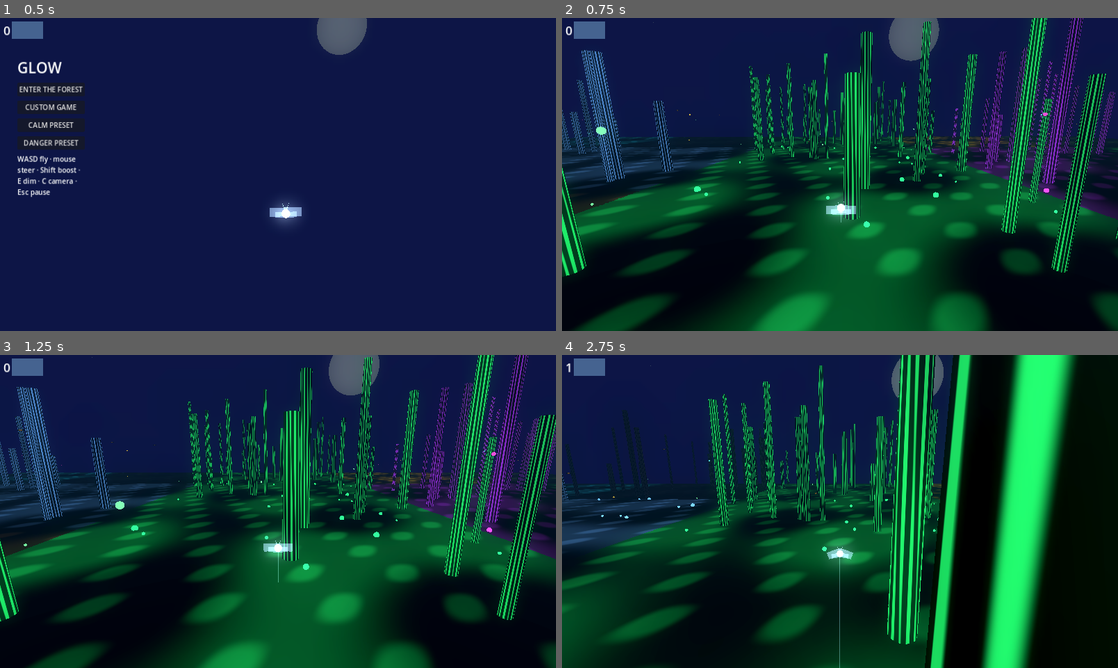
Above: before the commit, frames 1-4 (two rows, left to right).
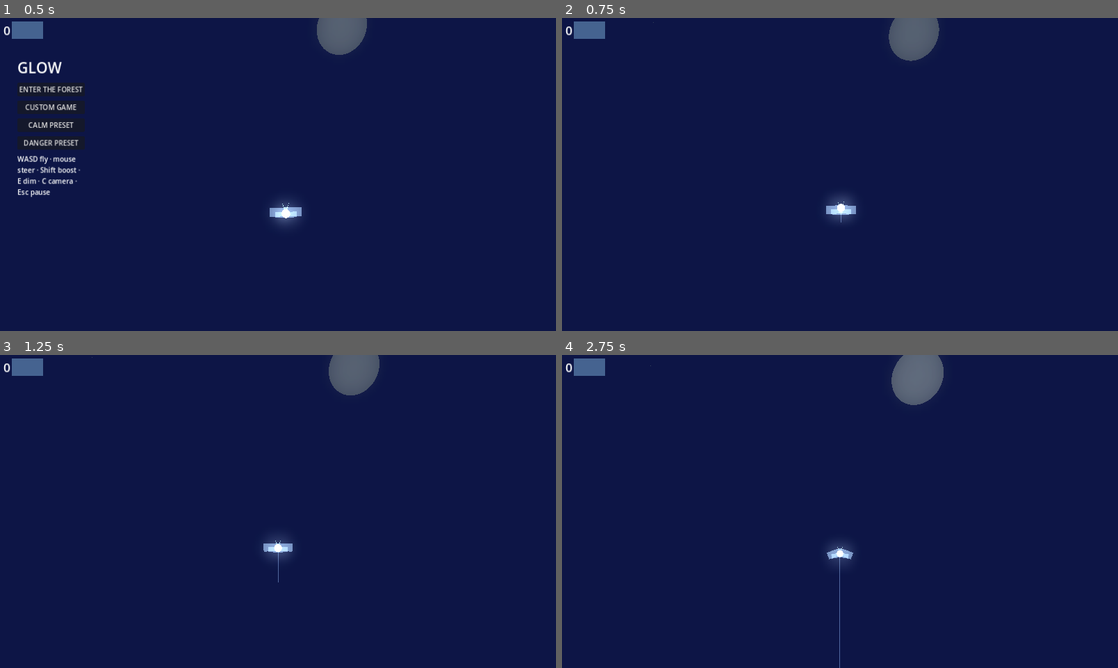
Above: after the commit, the same moments.

Repository: aarshe22/llm-harness-demos
Game: Godot game, scene res://scenes/main/main.tscn
Two runs of this game, one before a commit and one after it. Both use one fixed random seed, a clock stepped at 60 frames per second and the inputs below.
Inputs (mouse positions are in pixels of both pictures, inside the frame that each line leads up to):
- Up to frame 1 (0.5 s): no input
- Up to frame 2 (0.75 s): click "ENTER THE FOREST" at 0.5 s
- Up to frame 3 (1.25 s): no input
- Up to frame 4 (2.75 s): move the mouse to (867, 511) at 1.27 s; hold Shift (boost) 1.28-2.03 s; hold W (move_forward) from 1.28 s (still down); click (867, 511) at 1.42 s; move the mouse to (812, 511) at 2.02 s; tap E (dim) at 2.1 s

Frame 1 is identical in both runs. In frame 2, 68% of the frame differs, in the area x 0-100%, y 0-100%; in frame 3, 69%; in frame 4, 77%.
Error after the commit: Parse Error: Identifier "ConeMesh" not declared in the current scope. (res://scripts/procedural/chunk_manager.gd:153)

Commit message:
Give trees pine and fern silhouettes instead of sphere blobs.
Tapered trunks plus stacked cones: tight whorls for pine, wide shallow
layers for fern. Foliage is instanced with extra radial segments.

Co-authored-by: Intellificial Artelligence <aarshe22@users.noreply.github.com>

Diff:
--- a/glow/scripts/procedural/chunk_manager.gd
+++ b/glow/scripts/procedural/chunk_manager.gd
@@ -104,8 +104,8 @@
 	var local = RandomNumberGenerator.new()
 	local.seed = cfg.seed_value + int(origin.x) * 13 + int(origin.z) * 17
 	var cyl = CylinderMesh.new()
-	cyl.top_radius = 1.0
-	cyl.bottom_radius = 1.15
+	cyl.top_radius = 0.32
+	cyl.bottom_radius = 1.22
 	cyl.height = 1.0
 	cyl.radial_segments = mini(32, 14 + GlowRules.clamp_fidelity(SettingsManager.fidelity) * 2)
 	var mm = MultiMesh.new()
@@ -121,6 +121,11 @@
 	mmi.visibility_range_end = 110.0
 	mmi.visibility_range_fade_mode = GeometryInstance3D.VISIBILITY_RANGE_FADE_SELF
 	node.add_child(mmi)
+	var bases: Array[Vector3] = []
+	var heights: Array[float] = []
+	var radii: Array[float] = []
+	var pines: Array[bool] = []
+	var pine_heavy = biome in ["blackwood", "moonlit_grove", "thornwood", "mist_basin", "fallen_forest"]
 	for i in n:
 		var p = origin + Vector3(local.randf() * cfg.chunk_size, 0, local.randf() * cfg.chunk_size)
 		var h = local.randf_range(8.0, 22.0)
@@ -129,6 +134,10 @@
 		var r = local.randf_range(0.28, 0.7)
 		var xf = Transform3D(Basis.from_scale(Vector3(r, h, r)), p + Vector3(0, h * 0.5, 0))
 		mm.set_instance_transform(i, xf)
+		bases.append(p)
+		heights.append(h)
+		radii.append(r)
+		pines.append(local.randf() > (0.18 if pine_heavy else 0.62))
 		if i < int(n * 0.45):
 			var body = StaticBody3D.new()
 			var col = CollisionShape3D.new()
@@ -140,6 +149,50 @@
 			body.position = p + Vector3(0, h * 0.5, 0)
 			body.add_to_group("hard")
 			node.add_child(body)
+	var layers = 5
+	var cone = ConeMesh.new()
+	cone.bottom_radius = 1.0
+	cone.height = 1.0
+	cone.radial_segments = mini(24, 10 + GlowRules.clamp_fidelity(SettingsManager.fidelity) * 2)
+	var foliage = MultiMesh.new()
+	foliage.transform_format = MultiMesh.TRANSFORM_3D
+	foliage.mesh = cone
+	foliage.instance_count = maxi(n * layers, 1)
+	var fm = StandardMaterial3D.new()
+	fm.albedo_color = Color(0.02, 0.07, 0.04)
+	fm.emission_enabled = true
+	fm.emission = Biome.color_for(biome)
+	fm.emission_energy_multiplier = 0.45
+	fm.cull_mode = BaseMaterial3D.CULL_DISABLED
+	var fmi = MultiMeshInstance3D.new()
+	fmi.multimesh = foliage
+	fmi.material_override = fm
+	fmi.visibility_range_end = 95.0
+	node.add_child(fmi)
+	var fi = 0
+	for ti in n:
+		var base: Vector3 = bases[ti]
+		var h2: float = heights[ti]
+		var r2: float = radii[ti]
+		var is_pine: bool = pines[ti]
+		for layer in layers:
+			var u = float(layer) / float(maxi(layers - 1, 1))
+			var y: float
+			var sx: float
+			var sy: float
+			if is_pine:
+				y = base.y + h2 * (0.2 + u * 0.76)
+				sx = r2 * (4.2 - u * 3.3)
+				sy = h2 * (0.24 - u * 0.05)
+			else:
+				y = base.y + h2 * (0.16 + u * 0.64)
+				sx = r2 * (5.4 - u * 2.1)
+				sy = h2 * 0.1
+			var xf2 = Transform3D(Basis.from_scale(Vector3(sx, sy, sx)), Vector3(base.x, y, base.z))
+			foliage.set_instance_transform(fi, xf2)
+			fi += 1
+	if fi > 0:
+		foliage.visible_instance_count = fi
 
 
 func _plants(node: Node3D, origin: Vector3, biome: String, cfg) -> void:
Not shown, changed: glow/src/world.js
Not shown, changed: glow/tests/boot.test.mjs
